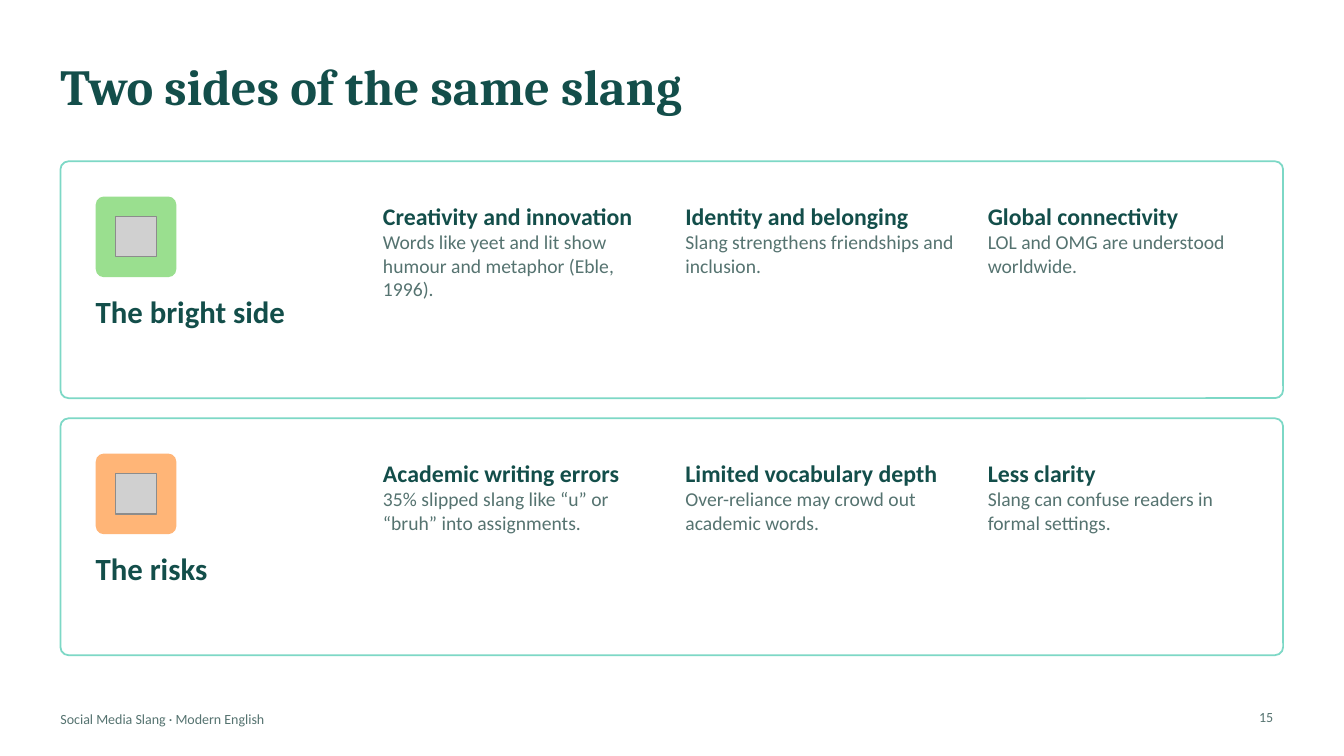
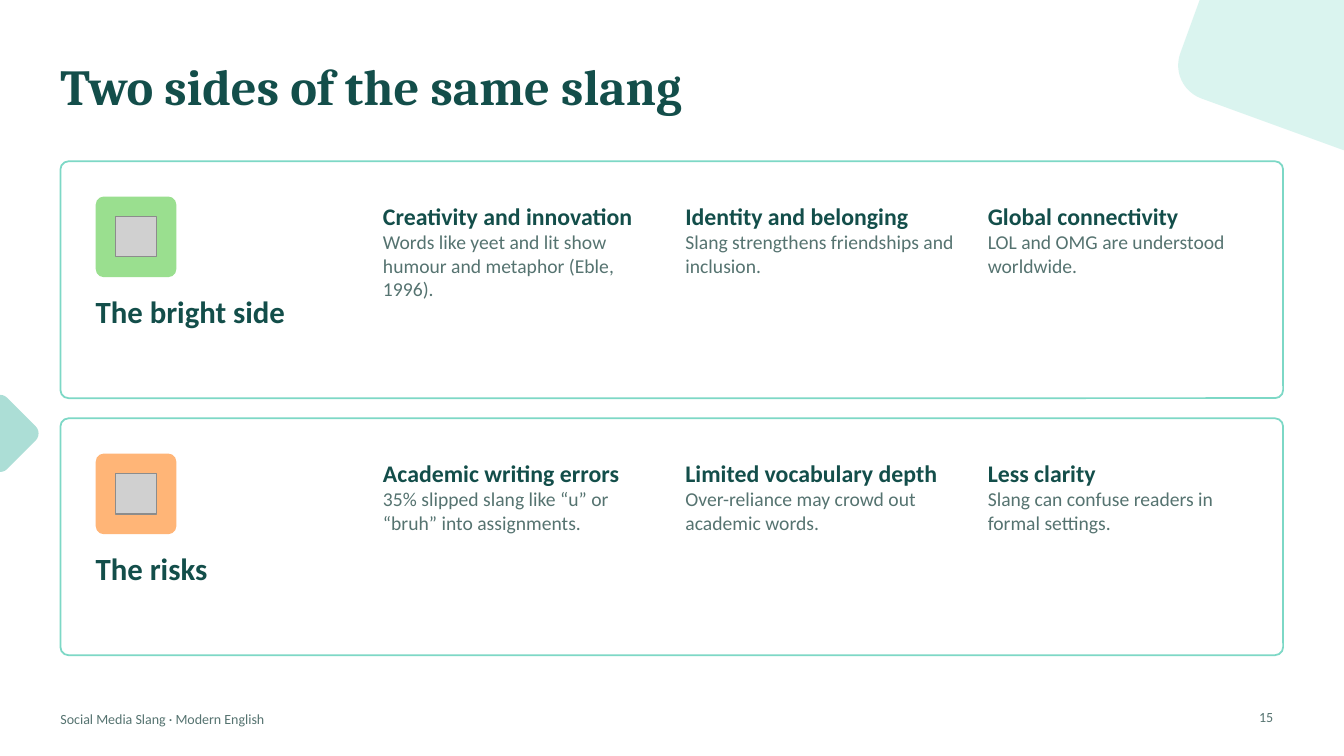
Before and after one commit to araymyrkieva9-sketch/english-daptar, a slide deck: slide 15 of variants/Slang_Presentation_2_Mint_Aqua.pptx. Drawn at 1344x756 pixels with LibreOffice and Linux fonts; fonts in the diff are those of the drawing; grey boxes stand for pictures. Boxes give left, top, right and bottom in pixels: in the first picture for what was removed or moved away, otherwise in the second. Text is boxed around its words. In the diff, an @@ line names an element or a change of style, - is before the commit and + after.

```diff
--- a/variants/Slang_Presentation_2_Mint_Aqua.pptx
+++ b/variants/Slang_Presentation_2_Mint_Aqua.pptx
@@ rounded rectangle added at [1169,0,1344,162], fill #7DD8C6 at 28% opacity @@
@@ rounded rectangle added at [0,391,43,476], fill #14A38B at 35% opacity @@
```
Also in this commit, not shown: 18 other slides changed, 3 other files.
